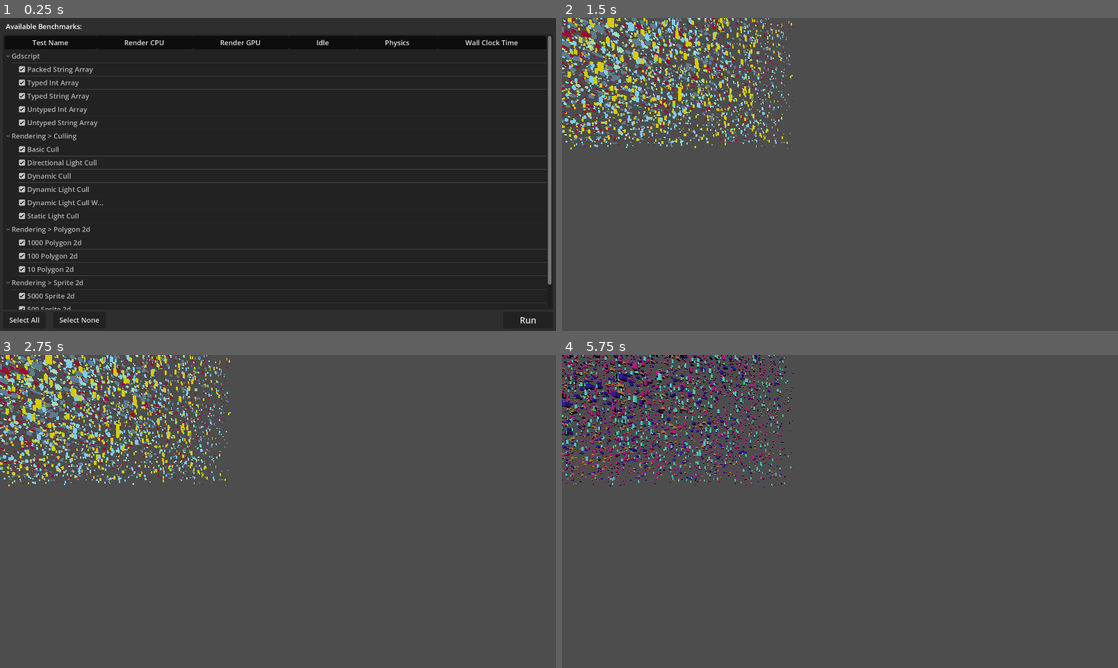
Above: before the commit, frames 1-4 (two rows, left to right).
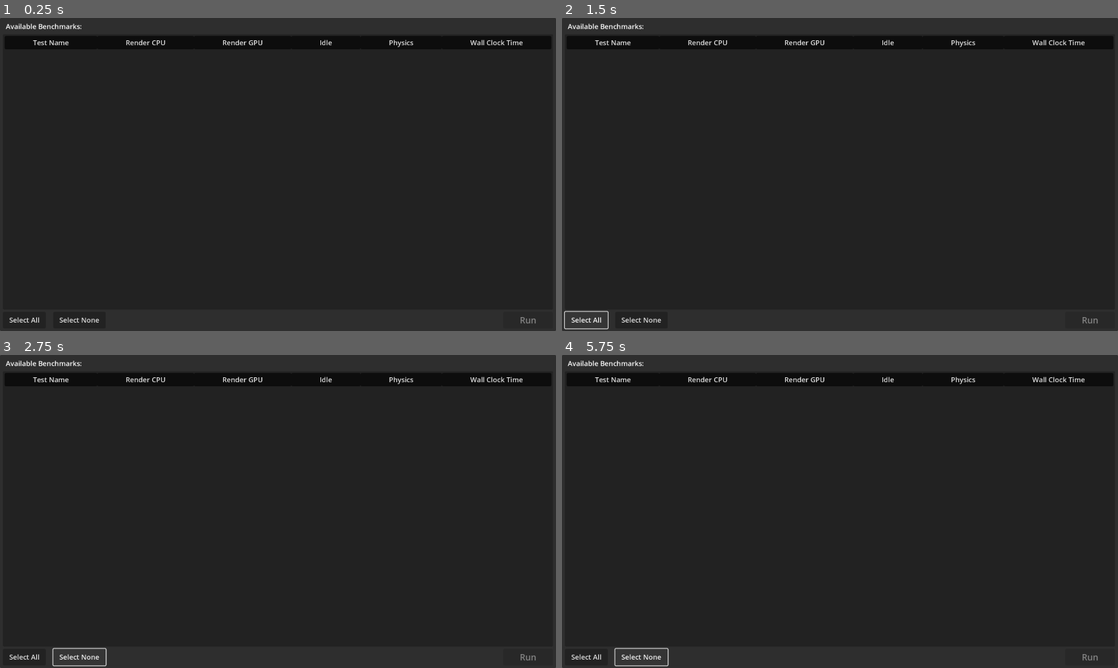
Above: after the commit, the same moments.

Repository: godotengine/godot-benchmarks
Game: Godot game, scene res://main.tscn
Two runs of this game, one before a commit and one after it. Both use one fixed random seed, a clock stepped at 60 frames per second and the inputs below.
Inputs (mouse positions are in pixels of both pictures, inside the frame that each line leads up to):
- Up to frame 1 (0.25 s): no input
- Up to frame 2 (1.5 s): click (1090, 321) at 0.5 s, where only the run before the commit has a clickable "Run"; click (584, 321) at 1.25 s, where only the run after the commit has a clickable "Select All"
- Up to frame 3 (2.75 s): click (77, 658) at 2 s, where only the run after the commit has a clickable "Select None"
- Up to frame 4 (5.75 s): click (584, 658) at 2.75 s, where only the run after the commit has a clickable "Select All"; click (639, 658) at 3.5 s, where only the run after the commit has a clickable "Select None"; click (584, 658) at 4.25 s, where only the run after the commit has a clickable "Select All"; click (639, 658) at 5 s, where only the run after the commit has a clickable "Select None"

The runs differ from the first frame. In frame 1, 4.4% of the frame differs, in the area x 1-100%, y 5-98%; in frame 2, 100%, in the area x 0-100%, y 0-100%; in frame 3, 99%; in frame 4, 99%.
Error after the commit: Trying to assign value of type 'polygon_2d_base.gd' to a variable of type 'benchmark.gd'. (res://manager.gd:19)

Commit message:
Rework benchmark API to use functions rather than scenes as the base unit

Diff:
--- a/benchmark.gd
+++ b/benchmark.gd
@@ -1,32 +1,6 @@
-extends Label
 class_name Benchmark
 
-@export var test_render_cpu : = false
-@export var test_render_gpu : = false
-@export var test_idle : = false
-@export var test_physics : = false
-@export var time_limit := true
-
-
-func _ready() -> void:
-	add_to_group("benchmark_config")
-	if Manager.recording:
-		set_process(false)
-		hide()
-	add_theme_color_override("font_color", Color(1, 1, 1))
-	add_theme_color_override("font_outline_color", Color(0, 0, 0))
-	add_theme_constant_override("outline_size", 8)
-	# Position away from the screen edges for better readability.
-	position = Vector2(20, 20)
-
-
-func _process(_delta: float) -> void:
-	var txt: String = ""
-	if test_render_cpu:
-		txt += "CPU: %s ms (incl. %s ms frame setup time)\n" % [
-			str(RenderingServer.viewport_get_measured_render_time_cpu(get_tree().root.get_viewport_rid()) + RenderingServer.get_frame_setup_time_cpu()).pad_decimals(2),
-			str(RenderingServer.get_frame_setup_time_cpu()).pad_decimals(2),
-		]
-	if test_render_gpu:
-		txt += "GPU: %s ms\n" % str(RenderingServer.viewport_get_measured_render_time_gpu(get_tree().root.get_viewport_rid())).pad_decimals(2)
-	text = txt
+var test_render_cpu : = false
+var test_render_gpu : = false
+var test_idle : = false
+var test_physics : = false
--- a/main.gd
+++ b/main.gd
@@ -30,11 +30,10 @@
 	var root := tree.create_item()
 	var categories := {}
 
-	for i in Manager.get_test_count():
-		var test_name := Manager.get_test_name(i)
-		var category := Manager.get_test_category(i)
-		var results := Manager.get_test_result(i)
-		var path := Manager.get_test_path(i)
+	for test_id in Manager.get_test_ids():
+		var results : Manager.Results = Manager.test_results[test_id]
+		var test_name := test_id.pretty_name()
+		var category := test_id.pretty_category()
 
 		if category not in categories:
 			var c := tree.create_item(root)
@@ -46,7 +45,7 @@
 		item.set_text(0, test_name)
 		item.set_editable(0, true)
 		# Store the full scene path each TreeItem points towards (for include/exclude glob checking).
-		item.set_meta("path", path)
+		item.set_meta("test_id", test_id)
 
 		if results:
 			$CopyJSON.visible = true
@@ -115,11 +114,10 @@
 
 
 func _on_Run_pressed() -> void:
-	var queue := []
-	var index := 0
-	var paths := []
+	var test_ids : Array[Manager.TestID] = []
 	for item in items:
-		var path: String = item.get_meta("path").trim_prefix("res://benchmarks/").trim_suffix(".tscn")
+		var test_id : Manager.TestID = item.get_meta("test_id")
+		var path := test_id.to_string()
 
 		if arg_include_benchmarks:
 			if not path.match(arg_include_benchmarks):
@@ -130,14 +128,11 @@
 				item.set_checked(0, false)
 
 		if item.is_checked(0):
-			queue.push_back(index)
-			paths.push_back(path)
+			test_ids.push_back(test_id)
 
-		index += 1
-
-	if index >= 1:
-		print_rich("[b]Running %d benchmarks:[/b] %s " % [queue.size(), ", ".join(paths)])
-		Manager.benchmark(queue, "res://main.tscn")
+	if test_ids:
+		print_rich("[b]Running %d benchmarks:[/b]\n\t%s\n" % [test_ids.size(), "\n\t".join(test_ids)])
+		Manager.benchmark(test_ids, "res://main.tscn")
 	else:
 		print_rich("[color=red][b]ERROR:[/b] No benchmarks to run.[/color]")
 		if Manager.run_from_cli:
--- a/manager.gd
+++ b/manager.gd
@@ -7,25 +7,44 @@
 	var physics := 0.0
 	var time := 0.0
 
-class Test:
+class TestID:
 	var name : String
 	var category : String
-	var path : String
-	var results : Results = null
-	func _init(p_name : String,p_category: String,p_path : String):
-		name = p_name
-		category = p_category
-		path = p_path
+
+	static func from_path(path: String) -> Array[TestID]:
+		var rv : Array[TestID] = []
+		if not path.ends_with(".gd"):
+			return rv
+
+		var bench_script : Benchmark = load(path).new()
+		for method in bench_script.get_method_list():
+			if not method.name.begins_with("benchmark_"):
+				continue
+			var test_id := TestID.new()
+			test_id.name = method.name.trim_prefix("benchmark_")
+			test_id.category = path.trim_prefix("res://benchmarks/").trim_suffix(".gd")
+			rv.push_back(test_id)
+		return rv
+
+	func pretty_name() -> String:
+		return name.capitalize()
+	func pretty_category() -> String:
+		return category.replace("/", " > ").capitalize()
+	func pretty() -> String:
+		return "%s: %s" % [pretty_category(), pretty_name()]
+
+	func _to_string() -> String:
+		return "%s/%s" % [category, name]
+
 
 # List of benchmarks populated in `_ready()`.
-var tests: Array[Test] = []
-
-var recording := false
+var test_results := {}
+
 var run_from_cli := false
 var save_json_to_path := ""
 
 
-## Returns file paths ending with `.tscn` within a folder, recursively.
+## Recursively walks the given directory and returns all files found
 func dir_contents(path: String, contents: PackedStringArray = PackedStringArray()) -> PackedStringArray:
 
 	var dir := DirAccess.open(path)
@@ -35,7 +54,7 @@
 		while file_name != "":
 			if dir.current_is_dir():
 				dir_contents(path.path_join(file_name), contents)
-			elif file_name.ends_with(".tscn"):
+			else:
 				contents.push_back(path.path_join(file_name))
 			file_name = dir.get_next()
 	else:
@@ -48,53 +67,30 @@
 	RenderingServer.viewport_set_measure_render_time(get_tree().root.get_viewport_rid(),true)
 	set_process(false)
 
-	# Register benchmarks automatically based on `.tscn` file paths in the `benchmarks/` folder.
-	# Scene names starting with `_` are excluded, as this denotes an instanced scene that is
-	# referred to in another scene.
-	var benchmark_paths := dir_contents("res://benchmarks/")
-	benchmark_paths.sort()
-	for benchmark_path in benchmark_paths:
-		var benchmark_name := benchmark_path.get_file().get_basename()
-		# Capitalize only after checking whether the name begins with `_`, as `capitalize()`
-		# removes underscores.
-		if not benchmark_name.begins_with("_"):
-			benchmark_name = benchmark_name.capitalize()
-			var category := benchmark_path.get_base_dir().trim_prefix("res://benchmarks/").replace("/", " > ").capitalize()
-			tests.push_back(Test.new(benchmark_name, category, benchmark_path))
-
-
-func get_test_count() -> int:
-	return tests.size()
-
-
-func get_test_name(index: int) -> String:
-	return tests[index].name
-
-
-func get_test_category(index: int) -> String:
-	return tests[index].category
-
-
-func get_test_result(index: int) -> Results:
-	return tests[index].results
-
-
-func get_test_path(index: int) -> String:
-	return tests[index].path
-
-
-func benchmark(test_indices: Array, return_path: String) -> void:
-	for i in range(test_indices.size()):
-		DisplayServer.window_set_title("%d/%d - Running - Godot Benchmarks" % [i + 1, test_indices.size()])
-		print("Running benchmark %d of %d: %s" % [
-				i + 1, test_indices.size(),
-				tests[test_indices[i]].path.trim_prefix("res://benchmarks/").trim_suffix(".tscn")
-		])
-		await run_test(test_indices[i])
+	# Register contents of `benchmarks/` folder automatically.
+	for benchmark_path in dir_contents("res://benchmarks/"):
+		for test_id in TestID.from_path(benchmark_path):
+			test_results[test_id] = null
+
+
+func get_test_ids() -> Array[TestID]:
+	var rv : Array[TestID] = []
+	rv.assign(test_results.keys().duplicate())
+	var sorter = func(a, b):
+		return a.to_string() < b.to_string()
+	rv.sort_custom(sorter)
+	return rv
+
+
+func benchmark(test_ids: Array[TestID], return_path: String) -> void:
+	for i in range(test_ids.size()):
+		DisplayServer.window_set_title("%d/%d - Running %s" % [i + 1, test_ids.size(), test_ids[i].pretty()])
+		print("Running benchmark %d of %d: %s" % [i + 1, test_ids.size(), test_ids[i]])
+		await run_test(test_ids[i])
 
 	get_tree().change_scene_to_file(return_path)
-	DisplayServer.window_set_title("[DONE] %d benchmarks - Godot Benchmarks" % test_indices.size())
-	print_rich("[color=green][b]Done running %d benchmarks.[/b] Results JSON:[/color]\n" % test_indices.size())
+	DisplayServer.window_set_title("[DONE] %d benchmarks - Godot Benchmarks" % test_ids.size())
+	print_rich("[color=green][b]Done running %d benchmarks.[/b] Results JSON:[/color]\n" % test_ids.size())
 
 	print("Results JSON:")
 	print("----------------")
@@ -111,55 +107,51 @@
 		get_tree().quit()
 
 
-func run_test(index: int) -> void:
+func run_test(test_id: TestID) -> void:
+	set_process(true)
+
+	var new_scene := PackedScene.new()
+	new_scene.pack(Node.new())
+	get_tree().change_scene_to_packed(new_scene)
+
+	# Wait for the scene tree to be ready
+	while get_tree().current_scene.get_child_count() != 0:
+		#print("Waiting for scene change...")
+		await get_tree().process_frame
+	# Add a dummy child so that the above check works for subsequent reloads
+	get_tree().current_scene.add_child(Node.new())
+
+	var benchmark_script : Benchmark = load("res://benchmarks/%s.gd" % test_id.category).new()
+
 	var results := Results.new()
 	var begin_time := Time.get_ticks_usec()
-	set_process(true)
-	recording = true
-
-	get_tree().change_scene_to_file(tests[index].path)
-
-	# Wait for the scene tree to be ready (required for `benchmark_config` group to be available).
-	# This requires waiting for 2 frames to work consistently (1 frame is flaky).
-	for i in 2:
-		await get_tree().process_frame
-
-	var benchmark_node := get_tree().get_first_node_in_group("benchmark_config")
-
-	var record_render_cpu := true
-	var record_render_gpu := true
-	var record_idle := true
-	var record_physics := true
-	var time_limit := true
-
-	if benchmark_node:
-		record_render_cpu = benchmark_node.test_render_cpu
-		record_render_gpu = benchmark_node.test_render_gpu
-		record_idle = benchmark_node.test_idle
-		record_physics = benchmark_node.test_physics
-		time_limit = benchmark_node.time_limit
-
+
+	var bench_node = benchmark_script.call("benchmark_" + test_id.name)
 	var frames_captured := 0
-	while recording:
-		#Skip first frame
-		await get_tree().process_frame
-
-		if record_render_cpu:
-			results.render_cpu += RenderingServer.viewport_get_measured_render_time_cpu(get_tree().root.get_viewport_rid())  + RenderingServer.get_frame_setup_time_cpu()
-		if record_render_gpu:
-			results.render_gpu += RenderingServer.viewport_get_measured_render_time_gpu(get_tree().root.get_viewport_rid())
-		if record_idle:
-			results.idle += 0.0
-		if record_physics:
-			results.physics += 0.0
-
-		frames_captured += 1
-
-		# Some benchmarks (such as scripting) may not have a time limit.
-		if time_limit:
-			# Time limit of 5 seconds (5 million microseconds).
-			if (Time.get_ticks_usec() - begin_time) > 5e6:
-				break
+	if bench_node:
+		get_tree().current_scene.add_child(bench_node)
+
+		# TODO: Any better ways of waiting for shader compilation?
+		for i in 3:
+			await get_tree().process_frame
+
+		begin_time = Time.get_ticks_usec()
+
+		# Time limit of 5 seconds (5 million microseconds).
+		while (Time.get_ticks_usec() - begin_time) < 5e6:
+			await get_tree().process_frame
+
+			if benchmark_script.test_render_cpu:
+				results.render_cpu += RenderingServer.viewport_get_measured_render_time_cpu(get_tree().root.get_viewport_rid())  + RenderingServer.get_frame_setup_time_cpu()
+			if benchmark_script.test_render_gpu:
+				results.render_gpu += RenderingServer.viewport_get_measured_render_time_gpu(get_tree().root.get_viewport_rid())
+			if benchmark_script.test_idle:
+				results.idle += 0.0
+			if benchmark_script.test_physics:
+				results.physics += 0.0
+
+			frames_captured += 1
+
 
 	results.render_cpu /= float(max(1.0, float(frames_captured)))
 	results.render_gpu /= float(max(1.0, float(frames_captured)))
@@ -167,11 +159,8 @@
 	results.physics /= float(max(1.0, float(frames_captured)))
 	results.time = (Time.get_ticks_usec() - begin_time) * 0.001
 
-	tests[index].results = results
-
-
-func end_test() -> void:
-	recording = false
+	test_results[test_id] = results
+
 
 func get_results_dict() -> Dictionary:
 	var version_info := Engine.get_version_info()
@@ -210,13 +199,13 @@
 	}
 
 	var benchmarks := []
-	for i in Manager.get_test_count():
+	for test_id in get_test_ids():
 		var test := {
-			category = Manager.get_test_category(i),
-			name = Manager.get_test_name(i),
+			category = test_id.pretty_category(),
+			name = test_id.pretty_name(),
 		}
 
-		var result: Results = Manager.get_test_result(i)
+		var result: Results = test_results[test_id]
 		if result:
 			test.results = {
 				render_cpu = snapped(result.render_cpu, 0.01),
